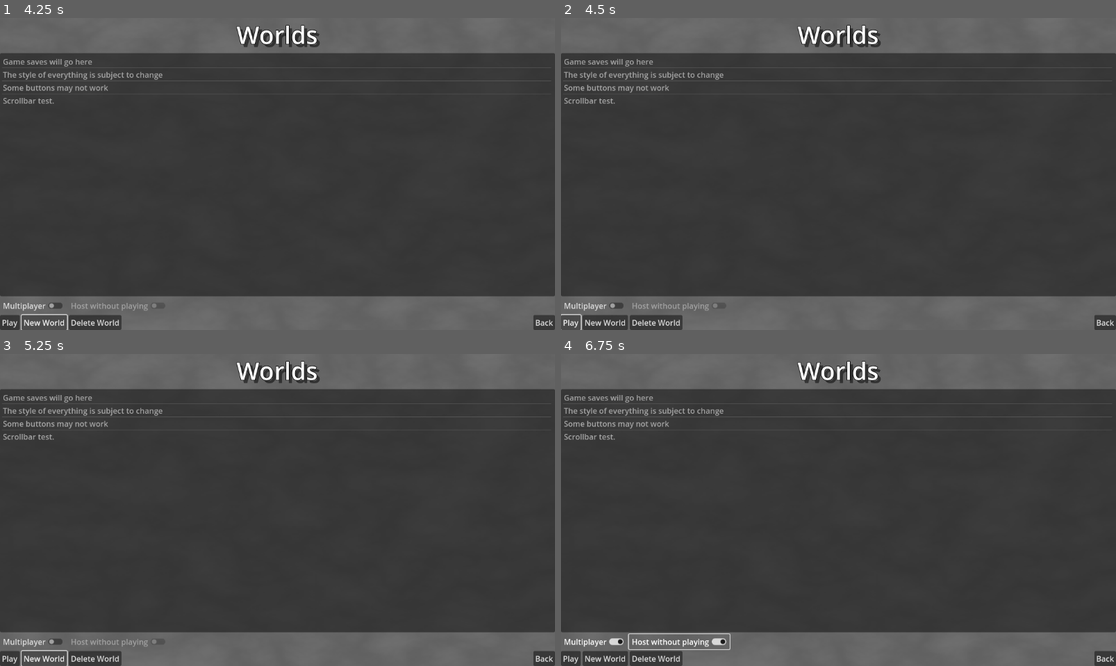
Above: before the commit, frames 1-4 (two rows, left to right).
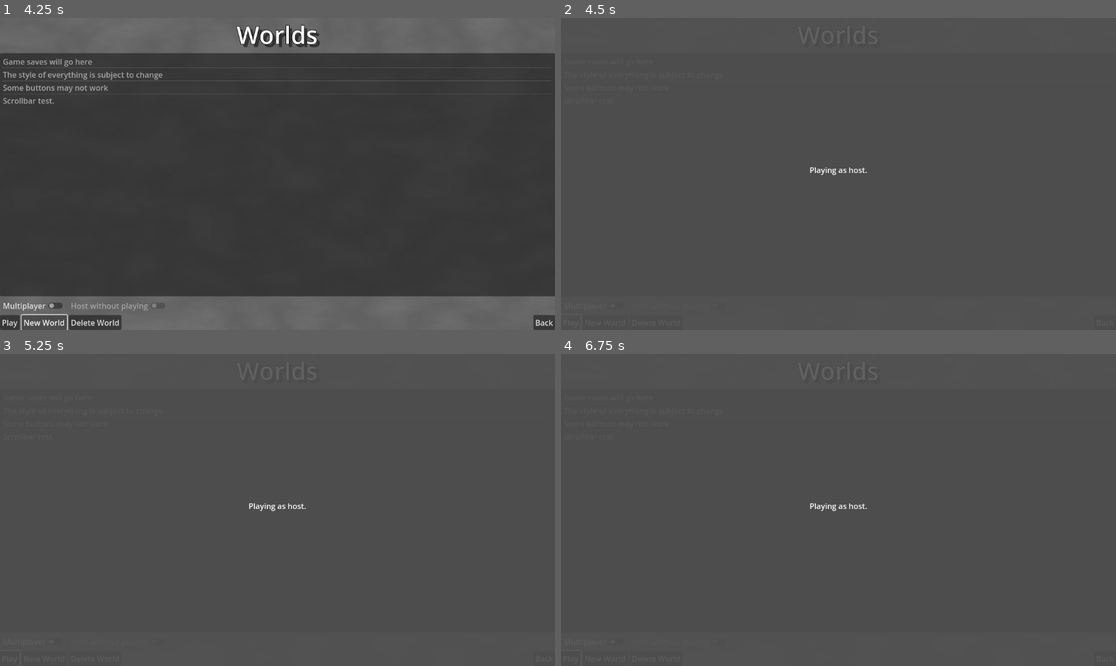
Above: after the commit, the same moments.

Repository: pixerhp/Hatchetflair
Game: Godot game, scene res://scenes/main_menu.tscn
Same seed, same stepped clock (60 frames per second), same inputs: the game is played once before the commit and once after it.
Inputs (mouse positions are in pixels of both pictures, inside the frame that each line leads up to):
- Up to frame 1 (4.25 s): click "Play" at 0.5 s; click "Back" at 1.25 s; click "Play" at 2 s; click "New World" at 2.75 s; click "New World" at 3.5 s
- Up to frame 2 (4.5 s): click "Play" at 4.25 s
- Up to frame 3 (5.25 s): click "New World" at 5 s
- Up to frame 4 (6.75 s): click "Multiplayer" at 5.75 s; click (677, 641) at 6.5 s, where only the run before the commit has a clickable "Host without playing"

Frame 1 is identical in both runs. In frame 2, 3.7% of the frame differs, in the area x 0-100%, y 0-100%; in frame 3, 3.7%; in frame 4, 4.0%.

Commit message:
Added UI to display connection process.

Diff:
--- a/scenes/main_menu.tscn
+++ b/scenes/main_menu.tscn
@@ -390,6 +390,55 @@
 offset_bottom = -88.0
 grow_horizontal = 2
 grow_vertical = 0
+text = "Back"
+
+[node name="NetworkInfoOverlay" type="Control" parent="Menus"]
+visible = false
+layout_mode = 1
+anchors_preset = 15
+anchor_right = 1.0
+anchor_bottom = 1.0
+grow_horizontal = 2
+grow_vertical = 2
+
+[node name="ColorRect" type="ColorRect" parent="Menus/NetworkInfoOverlay"]
+layout_mode = 1
+anchors_preset = 15
+anchor_right = 1.0
+anchor_bottom = 1.0
+grow_horizontal = 2
+grow_vertical = 2
+color = Color(0.309804, 0.309804, 0.309804, 0.901961)
+
+[node name="RichTextLabel" type="RichTextLabel" parent="Menus/NetworkInfoOverlay"]
+layout_mode = 1
+anchors_preset = 8
+anchor_left = 0.5
+anchor_top = 0.5
+anchor_right = 0.5
+anchor_bottom = 0.5
+offset_left = -20.0
+offset_top = -20.0
+offset_right = 20.0
+offset_bottom = 20.0
+grow_horizontal = 2
+grow_vertical = 2
+fit_content = true
+autowrap_mode = 0
+
+[node name="BackButton" type="Button" parent="Menus/NetworkInfoOverlay"]
+layout_mode = 1
+anchors_preset = 8
+anchor_left = 0.5
+anchor_top = 0.5
+anchor_right = 0.5
+anchor_bottom = 0.5
+offset_left = -22.0
+offset_top = 54.0
+offset_right = 23.0
+offset_bottom = 85.0
+grow_horizontal = 2
+grow_vertical = 2
 text = "Back"
 
 [connection signal="pressed" from="Menus/MenuScreen/MainButtons/Play" to="." method="open_screen" binds= ["WorldScreen"]]
@@ -404,3 +453,4 @@
 [connection signal="pressed" from="Menus/MultiplayerScreen/Multiplayer/Buttons/Back" to="." method="open_screen" binds= ["MenuScreen"]]
 [connection signal="pressed" from="Menus/SettingsScreen/SettingsButtons/Back" to="." method="open_screen" binds= ["MenuScreen"]]
 [connection signal="pressed" from="Menus/CreditsScreen/Back" to="." method="open_screen" binds= ["MenuScreen"]]
+[connection signal="pressed" from="Menus/NetworkInfoOverlay/BackButton" to="." method="network_status_update" binds= ["Pressed back button", false, false]]
--- a/scripts/main_menu.gd
+++ b/scripts/main_menu.gd
@@ -7,6 +7,16 @@
 # Multiplayer select screen inputs
 @onready var server_ip_box: LineEdit = $Menus/MultiplayerScreen/Multiplayer/HBoxContainer/IP
 @onready var server_name_box: LineEdit = $Menus/MultiplayerScreen/Multiplayer/HBoxContainer/Name
+
+# Called when script is loaded into scene.
+func _ready() -> void:
+	NetworkManager.network_status_update.connect(self.network_status_update)
+
+# Display the current connecting status.
+func network_status_update(message: String, should_display: bool, show_back_button: bool):
+	$Menus/NetworkInfoOverlay.visible = should_display
+	$Menus/NetworkInfoOverlay/RichTextLabel.text = message
+	$Menus/NetworkInfoOverlay/BackButton.visible = show_back_button
 
 # Open one of the screens on the menu and close all others.
 func open_screen(screen_name: String) -> void:
--- a/scripts/network_manager.gd
+++ b/scripts/network_manager.gd
@@ -1,4 +1,6 @@
 extends Node
+
+signal network_status_update(message: String, should_display: bool, show_back_button: bool)
 
 # Called when script is loaded.
 func _ready() -> void:
@@ -18,9 +20,11 @@
 func start_game(is_player: bool, is_server: bool, allow_others: bool, ip_address: String = "") -> void:
 	if is_server:
 		start_server()
+		network_status_update.emit("Server started.", true, false)
 		if is_player:
 			# Spawn a player for the host.
 			player_connected(multiplayer.get_unique_id())
+			network_status_update.emit("Playing as host.", true, false)
 		multiplayer.multiplayer_peer.refuse_new_connections = not allow_others
 	else:
 		start_client(ip_address)
@@ -35,19 +39,23 @@
 	# Connect to the server.
 	peer.create_client(ip, 1324)
 	multiplayer.set_multiplayer_peer(peer)
-	print("Client start")
+	print("Connecting to server...")
+	network_status_update.emit("Connecting to server...", true, false)
 
 # Called once authentication of this client is complete.
 func connected_to_server():
-	print("Connected")
+	print("Connected to server.")
+	network_status_update.emit("Connected to server.", true, false)
 
 # Called in any situation where the client is disconnected from the server.
 func disconnected_from_server():
-	print("Disconnected from server")
+	print("Disconnected from server.")
+	network_status_update.emit("Disconnected from server.", true, true)
 
 # Called upon failing to connect to the server.
 func connection_failed():
-	print("Connection failed")
+	print("Connection to server failed.")
+	network_status_update.emit("Connection to server failed.", true, true)
 
 ###########################
 # Server code
@@ -84,6 +92,7 @@
 func peer_authenticating(sender_id: int) -> void:
 	if sender_id == 1: # If the sender_id is the server, then this is running as a client.
 		print("Starting authentication with server...")
+		network_status_update.emit("Starting authentication with server...", true, false)
 	else: # If the sender_id is not the server, then this is running as the server.
 		print("Player %d is authenticating..."%sender_id)
 		# Ask the client to authenticate.
@@ -93,6 +102,7 @@
 func peer_authentication_failed(sender_id: int) -> void:
 	if sender_id == 1: # If the sender_id is the server, then this is running as a client.
 		print("Failed to authenticate with server.")
+		network_status_update.emit("Failed to authenticate with server.", true, true)
 	else: # If the sender_id is not the server, then this is running as the server.
 		print("Player %d failed to authenticate."%sender_id)
 
